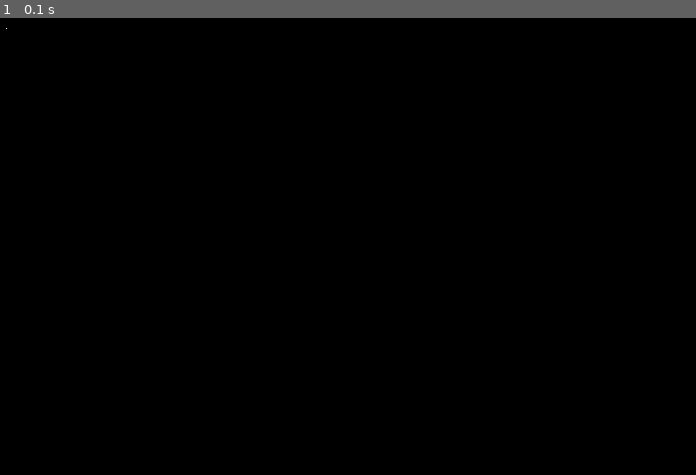
Above: before the commit, frame 1.
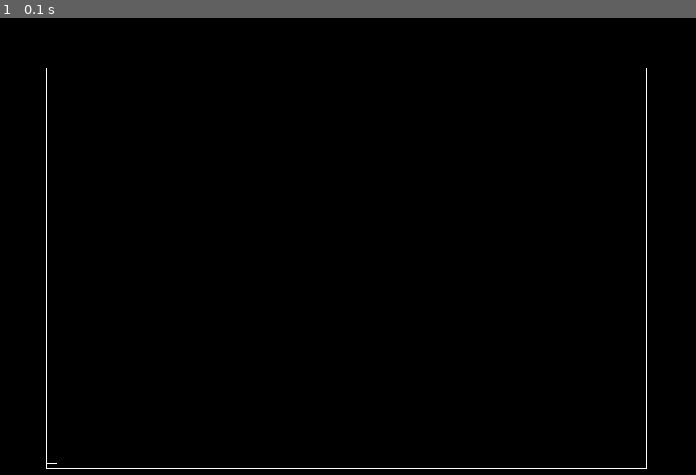
Above: after the commit, the same moment.

Repository: wattnotions/Project-Anaconda-Squeeze
Game: pygame game, started from Pygame/keyboard_move.py
Two runs of this game, one before a commit and one after it. Both use one fixed random seed, a clock stepped at 60 frames per second and the inputs below.
Inputs:
- Up to frame 1 (0.1 s): no input

The runs differ from the first frame. In frame 1, 0.4% of the frame differs, in the area x 0-93%, y 2-99%.

Commit message:
graph axes and game time implemented

Diff:
--- a/Pygame/keyboard_move.py
+++ b/Pygame/keyboard_move.py
@@ -27,6 +27,13 @@
 pygame.init()
 
 # Set the width and height of the screen [width,height]
+
+WIDTH = 700
+HEIGHT = 500
+
+X_AX_OF = 50
+Y_AX_OF = 50
+
 size = [700, 500]
 screen = pygame.display.set_mode(size)
 
@@ -46,12 +53,26 @@
 y_speed = 0
 
 # Current position
-x_coord = 10
-y_coord = 10
+x_coord = X_AX_OF
+y_coord = (HEIGHT - Y_AX_OF) - 5
 
 
+
+
+
+
+SQUEEZE_TIME   =   5000      # game time in milliseconds
+GRAPH_PIXELS   = WIDTH - (X_AX_OF*2)   #Number of pixels on the X axis of the graph section
+PIX_PER_SECOND = SQUEEZE_TIME/GRAPH_PIXELS  # line update in milliseconds
+
 MOVEX = pygame.USEREVENT +1
-pygame.time.set_timer(MOVEX, 100)
+pygame.time.set_timer(MOVEX, int(PIX_PER_SECOND))
+
+print(PIX_PER_SECOND)
+
+
+
+
 
 # -------- Main Program Loop -----------
 while not done:
@@ -97,6 +118,11 @@
     #x_coord = x_coord + x_speed
     y_coord = y_coord + y_speed
 
+
+    pygame.draw.line(screen, WHITE, [X_AX_OF, HEIGHT - Y_AX_OF], [ WIDTH - X_AX_OF, HEIGHT - Y_AX_OF], 1)
+    pygame.draw.line(screen, WHITE, [X_AX_OF, HEIGHT - Y_AX_OF], [ X_AX_OF, Y_AX_OF], 1)
+    pygame.draw.line(screen, WHITE, [WIDTH - X_AX_OF, HEIGHT - Y_AX_OF], [ WIDTH - X_AX_OF, Y_AX_OF], 1)
+
     pygame.draw.line(screen, WHITE, [oldx, oldy], [x_coord, y_coord], 1)
 
     # --- Drawing Code
